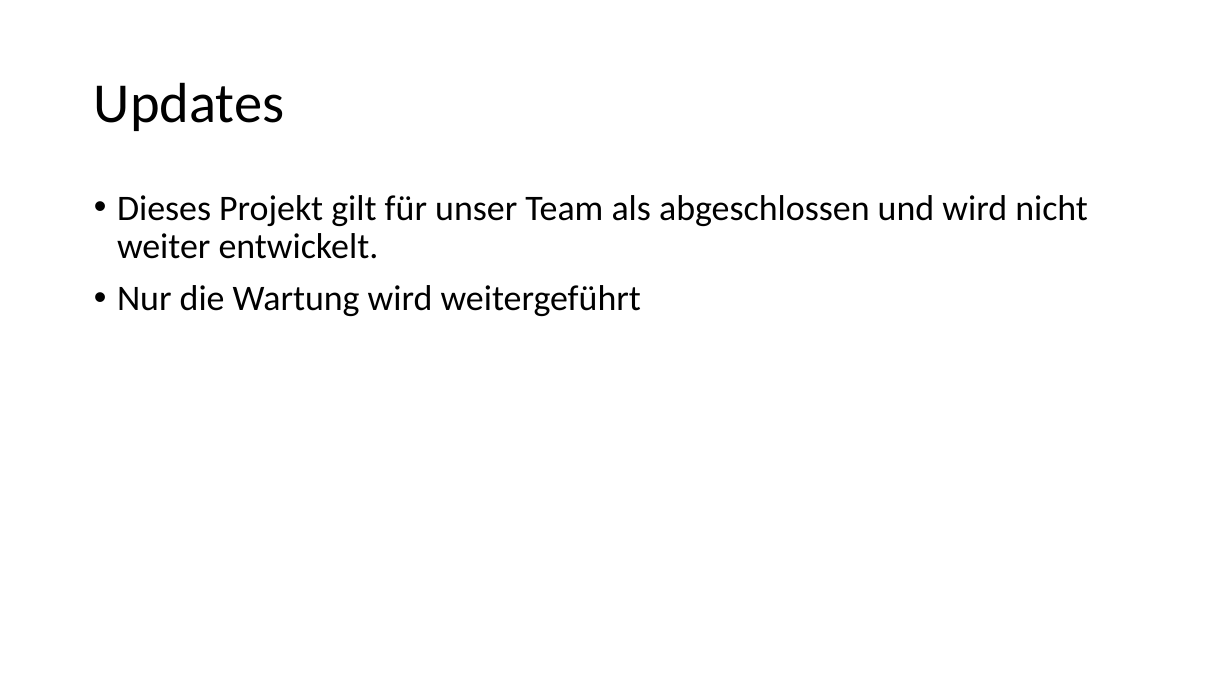
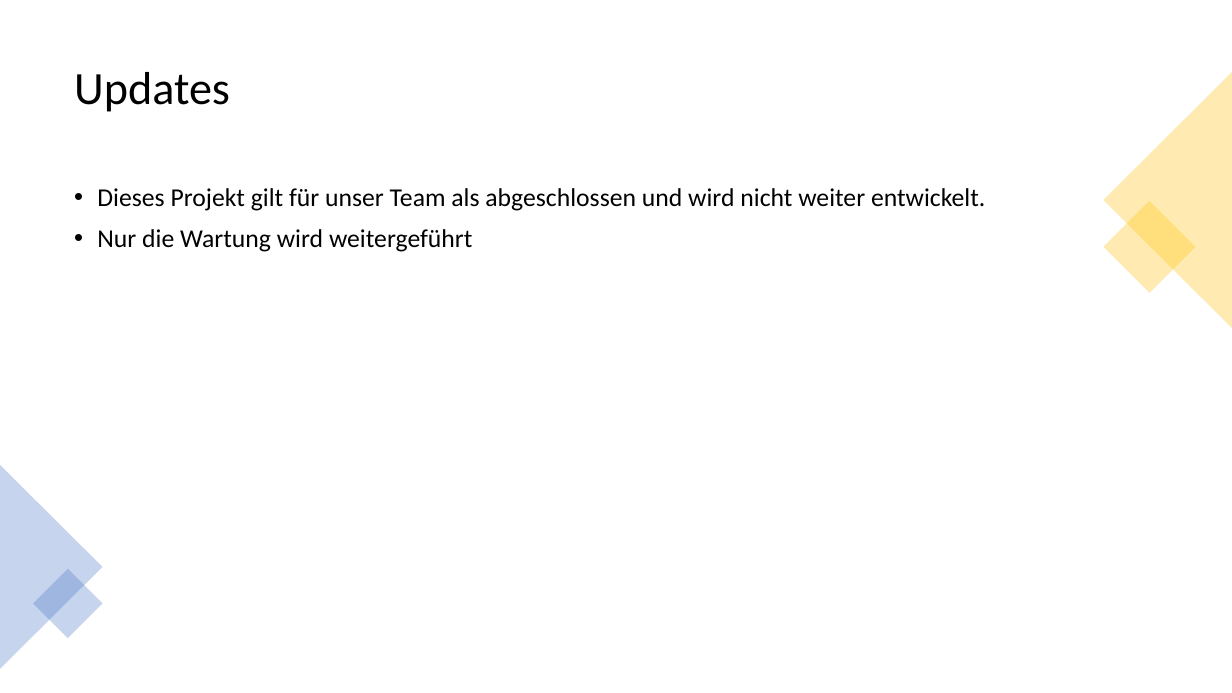
Before and after one commit to LegitesMax/multiflexlbkv, a slide deck: slide 5 of Präsentation/Weiterführung.pptx (slide 8 before the commit). Drawn at 1232x693 pixels with LibreOffice and Linux fonts; fonts in the diff are those of the drawing. Boxes give left, top, right and bottom in pixels: in the first picture for what was removed or moved away, otherwise in the second. Text is boxed around its words. In the diff, an @@ line names an element or a change of style, - is before the commit and + after.

```diff
--- a/Präsentation/Weiterführung.pptx
+++ b/Präsentation/Weiterführung.pptx
@@ title "Updates": place and size @@
-title "Updates" at (94, 82, 284, 131)
+title "Updates" at (74, 72, 230, 112)
@@ title "Updates" at (74, 72, 230, 112): size 44 to 36 pt @@
@@ triangle added at (1104, 72, 1232, 328), fill #FFC000 at 30% opacity @@
@@ text "Dieses Projekt gilt für unser ...": place and size @@
-text "Dieses Projekt gilt für unser ..." at (117, 195, 1088, 316)
+text "Dieses Projekt gilt für unser ..." at (97, 188, 985, 252)
@@ text "Dieses Projekt gilt für unser ..." at (97, 188, 985, 252): size 28 to 20 pt @@
@@ rectangle added at (1104, 201, 1197, 294), fill #FFC000 at 30% opacity @@
@@ triangle added at (0, 465, 103, 669), fill #4472C4 at 30% opacity @@
@@ rectangle added at (33, 568, 103, 638), fill #4472C4 at 30% opacity @@
```
Also in this commit, not shown: 1 other slide changed, 2 slides removed, 3 other files.
